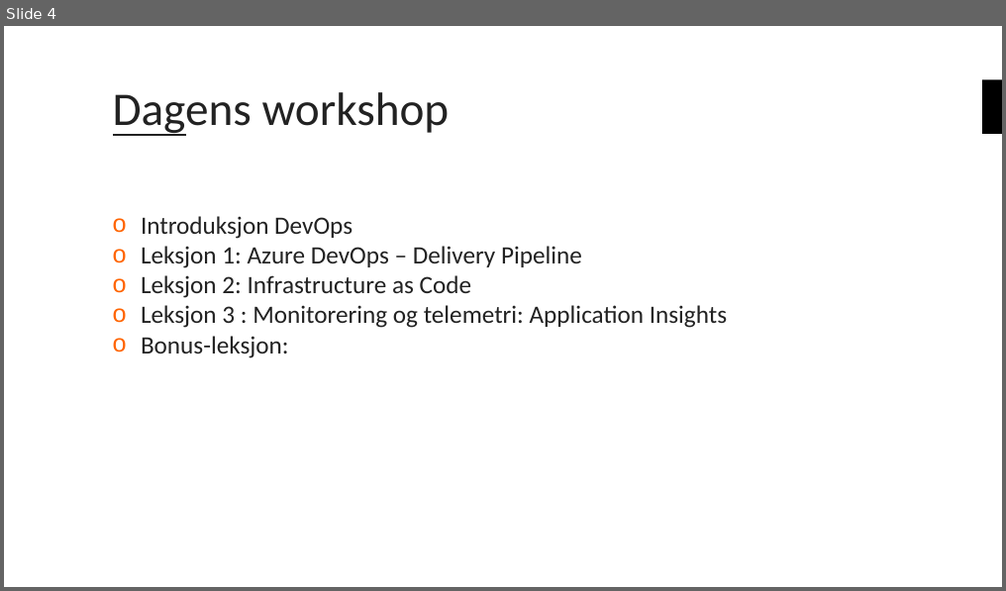
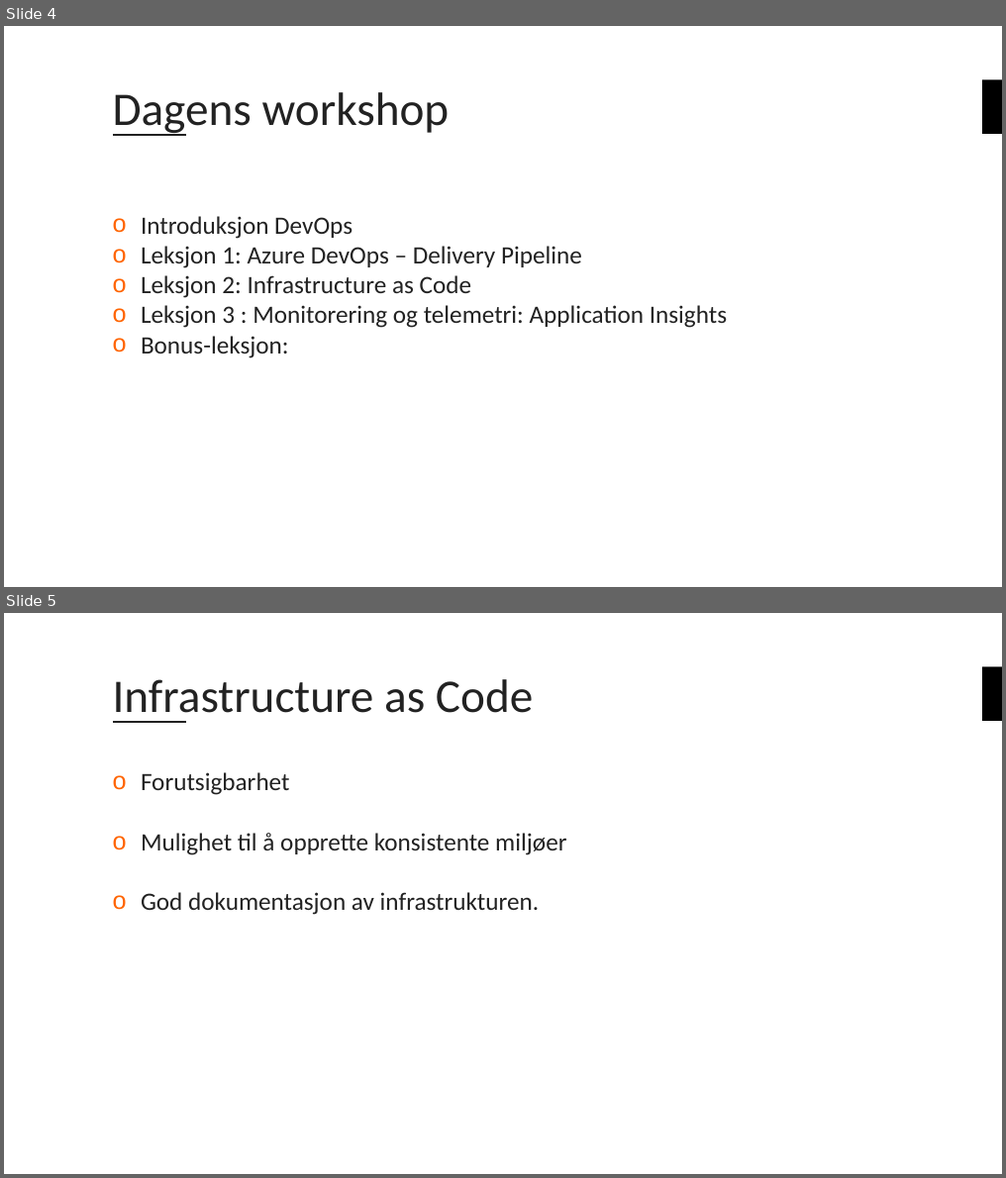
Before and after one commit to bouvet/azure-workshops, a slide deck: Workshop_2/Presentasjon/Azureskolen-Workshop#2.pptx. Shown one above the other, each under a label of ours: slide 4 before the commit, slides 4 and 5 after it. The pictures are 1006x591 and 1006x1178 pixels, drawn with LibreOffice and Linux fonts; fonts in the diff are those of the drawing; background and template pictures are left out. Boxes give left, top, right and bottom in pixels: in the first picture for what was removed or moved away, otherwise in the second. Text is boxed around its words. In the diff, an @@ line names an element or a change of style, - is before the commit and + after.

```diff
--- a/Workshop_2/Presentasjon/Azureskolen-Workshop#2.pptx
+++ b/Workshop_2/Presentasjon/Azureskolen-Workshop#2.pptx
@@ slide 5 added at [4, 613, 1002, 1174], background #FFFFFF; not listed: 2 template elements that a slide beside it also shows @@
@@ title added at [113, 679, 533, 723], 45 pt, text #222222 @@
+Infrastructure as Code
@@ text added at [141, 772, 566, 915], 24 pt, text #222222 @@
+o Forutsigbarhet
+o Mulighet til å opprette konsistente miljøer
+o God dokumentasjon av infrastrukturen.
```
Also in this commit, not shown: 3 other slides added, 1 other file.
